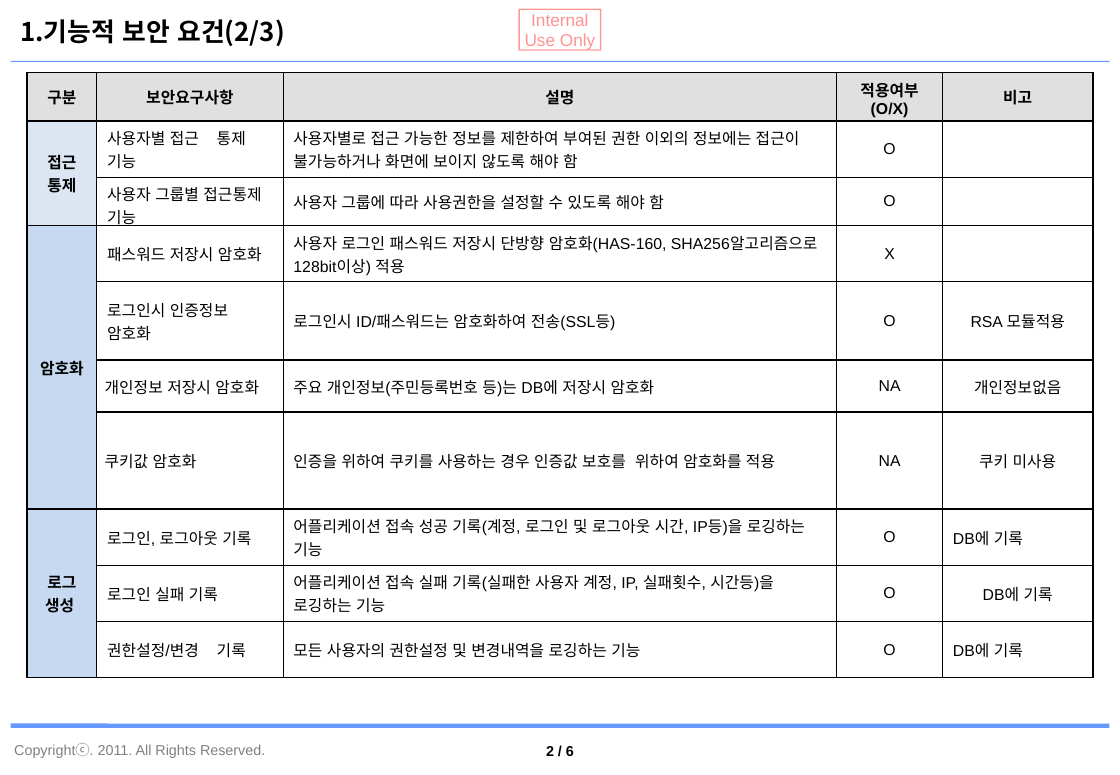
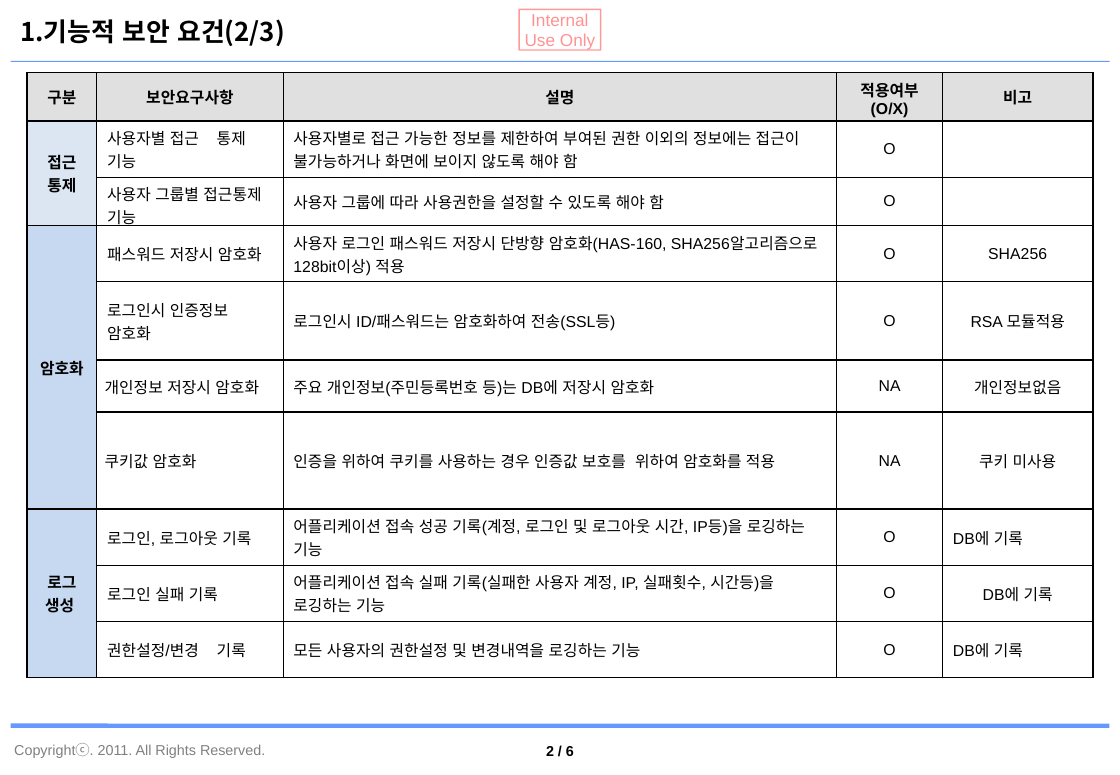
Before and after one commit to jaeyong1/stockmgmt, a slide deck: slide 3 of documents/자재관리시스템_보안점검 결과서.pptx. Drawn at 1120x775 pixels with LibreOffice and Linux fonts; fonts in the diff are those of the drawing; background and template pictures are left out. Boxes give left, top, right and bottom in pixels: in the first picture for what was removed or moved away, otherwise in the second. Text is boxed around its words. In the diff, an @@ line names an element or a change of style, - is before the commit and + after.

```diff
--- a/documents/자재관리시스템_보안점검 결과서.pptx
+++ b/documents/자재관리시스템_보안점검 결과서.pptx
@@ table at [27,72,1093,678] @@
-row 4, column 4: X
+row 4, column 4: O
-row 4, column 5: 
+row 4, column 5: SHA256
```
Also in this commit, not shown: 2 other files.
